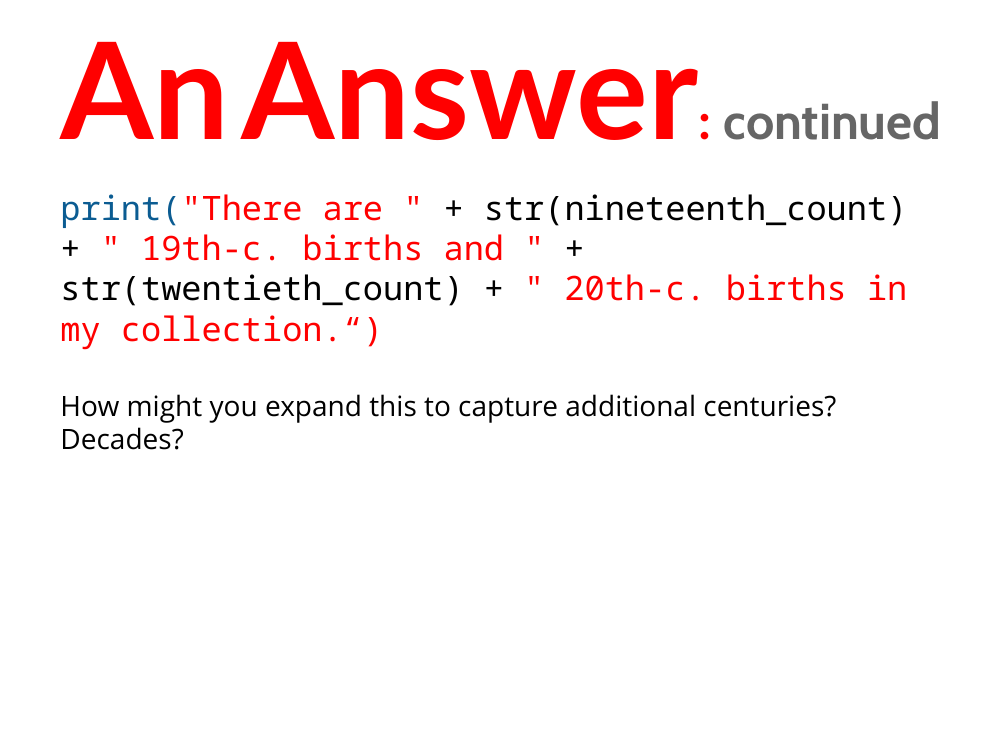
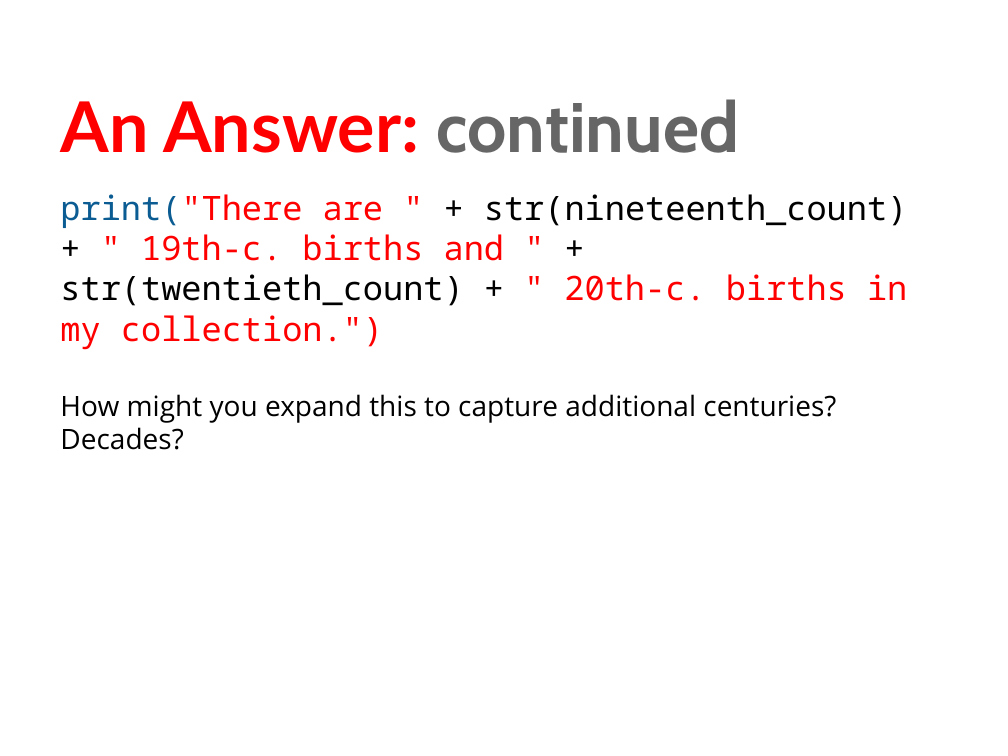
Before and after one commit to humanitiesprogramming/slides, a slide deck: slide 42 of 2017/python/Python Programming Concepts II.pptx. Drawn at 1008x756 pixels with LibreOffice and Linux fonts; fonts in the diff are those of the drawing. Boxes give left, top, right and bottom in pixels: in the first picture for what was removed or moved away, otherwise in the second. Text is boxed around its words. In the diff, an @@ line names an element or a change of style, - is before the commit and + after.

```diff
--- a/2017/python/Python Programming Concepts II.pptx
+++ b/2017/python/Python Programming Concepts II.pptx
@@ title "An Answer: continued" at bbox=[60, 99, 739, 153]: size 96 to 50 pt in "An Answer:"; size 36 to 50 pt in "Answer: continued" @@
@@ text at bbox=[60, 194, 908, 350]: text changed @@
-print("There are " + str(nineteenth_count) + " 19th-c. births and " + str(twentieth_count) + " 20th-c. births in my collection.“)
+print("There are " + str(nineteenth_count) + " 19th-c. births and " + str(twentieth_count) + " 20th-c. births in my collection.")
```
Also in this commit, not shown: 18 other slides changed, 1 other file.
